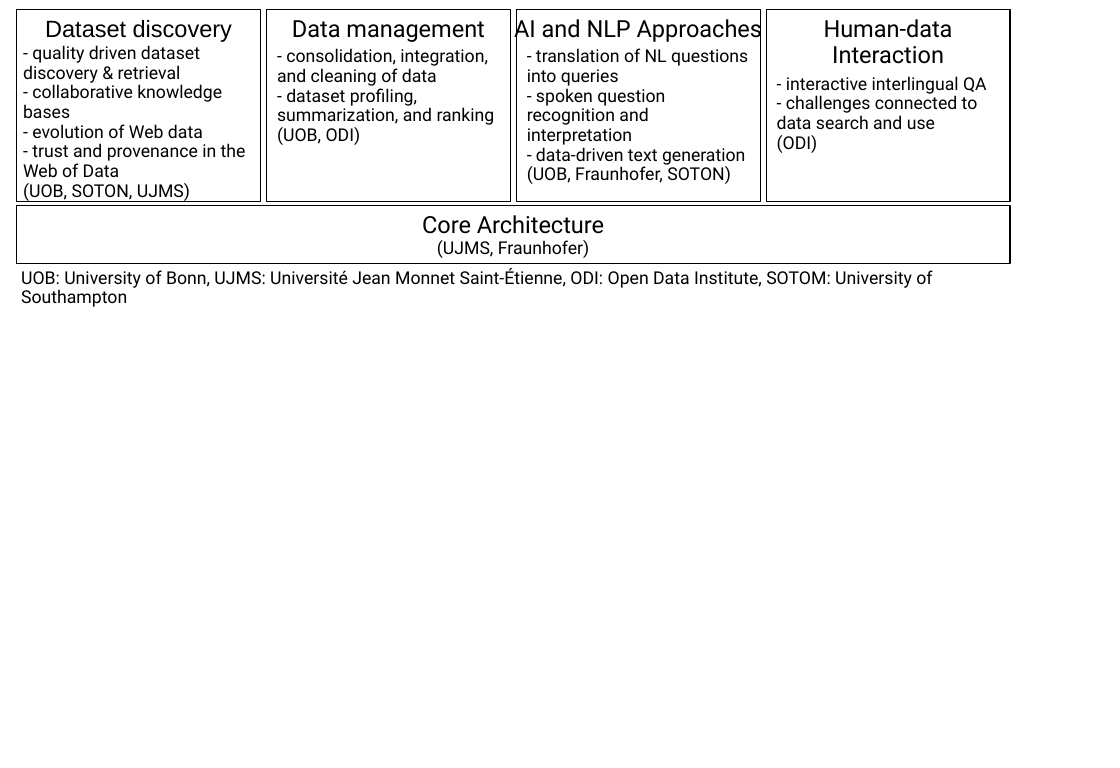
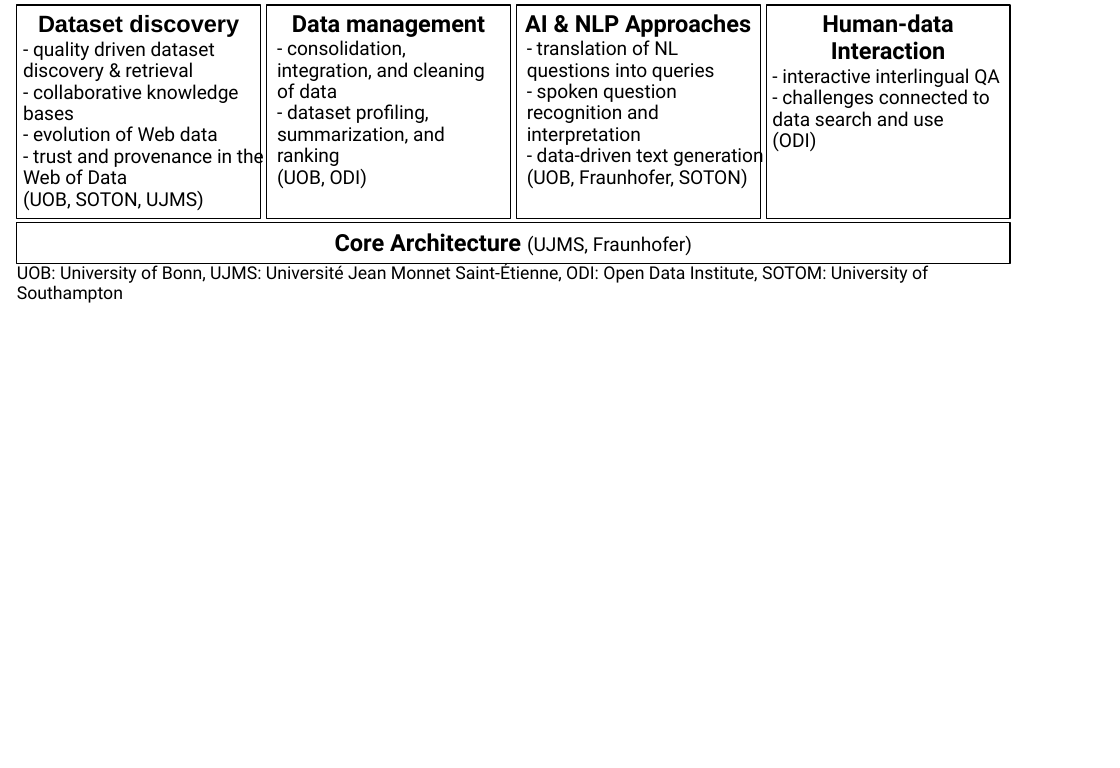
Before and after one commit to WDAqua/EU_NW_ESWC16, a slide deck: slide 1 of figure.ppt. Drawn at 1120x768 pixels with LibreOffice and Linux fonts; fonts in the diff are those of the drawing. Boxes give left, top, right and bottom in pixels: in the first picture for what was removed or moved away, otherwise in the second. Text is boxed around its words. In the diff, an @@ line names an element or a change of style, - is before the commit and + after.

```diff
--- a/figure.ppt
+++ b/figure.ppt
@@ rectangle "Dataset discovery": place and size @@
-rectangle "Dataset discovery" at (17,10,261,202)
+rectangle "Dataset discovery" at (17,5,261,218)
@@ rectangle "Data management": place and size @@
-rectangle "Data management" at (266,10,510,202)
+rectangle "Data management" at (266,5,510,218)
@@ rectangle "AI & NLP Approaches": place and size @@
-rectangle "AI & NLP Approaches" at (517,10,760,202)
+rectangle "AI & NLP Approaches" at (517,5,760,218)
@@ text in rectangle at (525,14,751,37): text changed; bold on @@
-AI and NLP Approaches
+AI & NLP Approaches
@@ bold on in 3 elements at (17,5,261,218), (266,5,510,218), (766,5,1010,218) @@
@@ rectangle "Human-data": place and size @@
-rectangle "Human-data" at (766,10,1010,202)
+rectangle "Human-data" at (766,5,1010,218)
@@ text "- consolidation, integration, and cleaning ...": place and size @@
-text "- consolidation, integration, and cleaning ..." at (277,48,495,145)
+text "- consolidation, integration, and cleaning ..." at (277,40,485,188)
@@ text "- translation of NL questions ...": place and size @@
-text "- translation of NL questions ..." at (527,48,748,184)
+text "- translation of NL questions ..." at (527,40,763,188)
@@ size 12 to 13 pt in 4 elements at (23,41,264,210), (277,40,485,188), (527,40,763,188), (772,68,1000,127) @@
@@ text "- interactive interlingual QA": place and size @@
-text "- interactive interlingual QA" at (777,76,987,129)
+text "- interactive interlingual QA" at (772,68,1000,127)
@@ rectangle "Core Architecture (UJMS, Fraunhofer)": place and size @@
-rectangle "Core Architecture (UJMS, Fraunhofer)" at (16,206,1010,263)
+rectangle "Core Architecture (UJMS, Fraunhofer)" at (16,223,1010,263)
@@ text in rectangle at (335,233,692,255): text changed; size 12 to 13 pt @@
-Core Architecture
-(UJMS, Fraunhofer)
+Core Architecture (UJMS, Fraunhofer)
@@ text "UOB: University of Bonn, UJMS: ...": place and size @@
-text "UOB: University of Bonn, UJMS: ..." at (21,268,932,288)
+text "UOB: University of Bonn, UJMS: ..." at (17,263,928,283)
```
Also in this commit, not shown: 2 other files.
